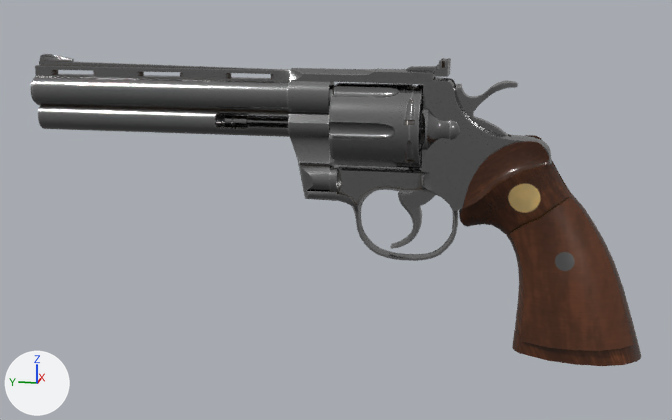
Renders of the FBX model Bin/assets/models/revolver/revolver.fbx from each side of a commit.
Before and after are seen from a 50 mm lens placed at (-0.416, -0.05, 0.065), pointed at (0.0, 0.033, -0.039). Arrows for +X, +Y and +Z are at lower left; the lights stay in place.

The older version as bpy lines, for what is in view:
```python
ob_barrel_low_001 = bpy.data.objects.new('barrel_low.001', me_柱体_036)
ob_barrel_low_001.parent = ob_body_low_001
ob_barrel_low_001.location = (0.0, 0.0, 0.0)
ob_body_low_001 = bpy.data.objects.new('body_low.001', me_柱体_037)
ob_body_low_001.location = (0.0, 0.0, 0.0)
ob_grip_low_001 = bpy.data.objects.new('grip_low.001', me_柱体_035)
ob_grip_low_001.parent = ob_body_low_001
ob_grip_low_001.location = (0.0, 0.0, 0.0)
ob_hammer_low_001 = bpy.data.objects.new('Hammer_low.001', me_柱体_034)
ob_hammer_low_001.parent = ob_body_low_001
ob_hammer_low_001.location = (0.0, 0.0, 0.0)
ob_slot_low_001 = bpy.data.objects.new('slot_low.001', me_柱体_038)
ob_slot_low_001.parent = ob_body_low_001
ob_slot_low_001.location = (0.0, 0.0, 0.0)
ob_trigger_low_001 = bpy.data.objects.new('trigger_low.001', me_贝塞尔曲线_003)
ob_trigger_low_001.parent = ob_body_low_001
ob_trigger_low_001.location = (0.0, 0.0, 0.0)
ob_wheel_low_001 = bpy.data.objects.new('wheel_low.001', me_柱体_004)
ob_wheel_low_001.parent = ob_wheel_rot_low_001
ob_wheel_low_001.location = (0.0, 0.0, 0.0)
ob_wheel_rot_low_001 = bpy.data.objects.new('wheel_rot_low.001', me_柱体_040)
ob_wheel_rot_low_001.parent = ob_body_low_001
ob_wheel_rot_low_001.location = (0.0, 0.0, 0.0)
```
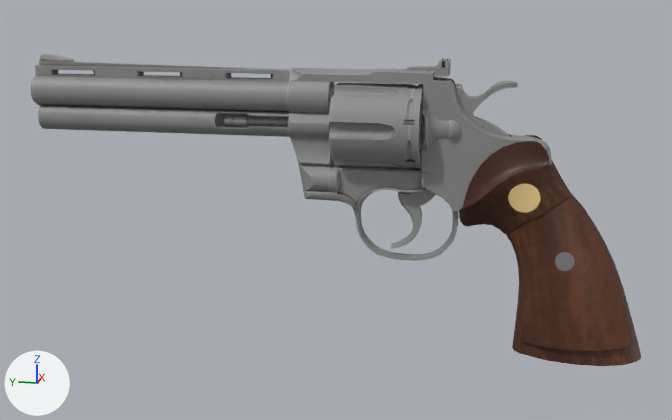
Location of each change, (x1, y1, x2, y2) in pixels of the pictures (672 x 420 px):
'grip_low.001', surface changed, moved, turned, rescaled
    both: (459, 135, 641, 366)
'barrel_low.001', surface changed, moved, turned, rescaled
    both: (31, 54, 291, 137)
'body_low.001', surface changed, moved, turned, rescaled
    both: (287, 68, 554, 261)
'wheel_low.001', surface changed, moved, turned, rescaled
    both: (329, 83, 425, 168)
'wheel_rot_low.001', surface changed, moved, turned, rescaled
    before: (288, 113, 333, 192)
    after: (288, 112, 333, 192)
'Hammer_low.001', surface changed, moved, turned, rescaled
    both: (456, 80, 518, 137)
'trigger_low.001', surface changed, moved, turned, rescaled
    both: (390, 191, 435, 249)
'slot_low.001', surface changed, moved, turned, rescaled
    both: (422, 108, 450, 150)
'handle_low.001', surface changed, moved, turned, rescaled
    both: (224, 115, 289, 127)
'sight_low.001', surface changed, moved, turned, rescaled
    both: (434, 58, 451, 77)
'slot_ball_low.001', surface changed, moved, turned, rescaled
    both: (450, 120, 460, 140)
'wheel_pan_low.001', surface changed, moved, turned, rescaled
    both: (420, 106, 425, 150)
'sight_fixed_low.001', surface changed, moved, turned, rescaled
    both: (377, 66, 436, 71)
'airtight_low.001', surface changed, moved, turned, rescaled
    both: (329, 85, 335, 102)

What changed in the scene script:
```text
Change mat_m_wp_revolver:
    where n3 = _N.new('ShaderNodeTexImage'); n3.name = 'Image Texture.001'
    remove n4 = _N.new('ShaderNodeTexImage'); n4.name = 'Image Texture.002'
    remove n4.image = img_m_wp_revolver_metallic_jpg
    remove n5 = _N.new('ShaderNodeTexImage'); n5.name = 'Image Texture.003'
    remove n5.image = img_m_wp_revolver_emissive_jpg
    n3.image: img_m_wp_revolver_roughness_jpg -> img_m_wp_revolver_emissive_jpg
    where n0 = _N.new('ShaderNodeBsdfPrincipled'); n0.name = 'Principled BSDF'
    remove _L.new(n3.outputs[0], n0.inputs[2])  # 'Color' to 'Roughness'
    remove _L.new(n4.outputs[0], n0.inputs[1])  # 'Color' to 'Metallic'
    remove _L.new(n5.outputs[0], n0.inputs[27])  # 'Color' to 'Emission Color'
    add _L.new(n3.outputs[0], n0.inputs[27])  # 'Color' to 'Emission Color'
Change ob_body_low_001:
    add ob_body_low_001.parent = ob_revolver
    ob_body_low_001.rotation_euler: (0.0, 0.0, 0.0) -> (-1.57, 0.0, 0.0)  # degrees (0, 0, 0) -> degrees (-90, 0, 0)
    ob_body_low_001.scale: (1.0, 1.0, 1.0) -> (100.0, 100.0, 100.0)
Add ob_revolver:
    ob_revolver = bpy.data.objects.new('revolver', None)
    ob_revolver.location = (0.0, 0.0, 0.0)
    ob_revolver.rotation_euler = (1.571, 0.0, 0.0)  # degrees (90, 0, 0)
    ob_revolver.scale = (0.01, 0.01, 0.01)
```
